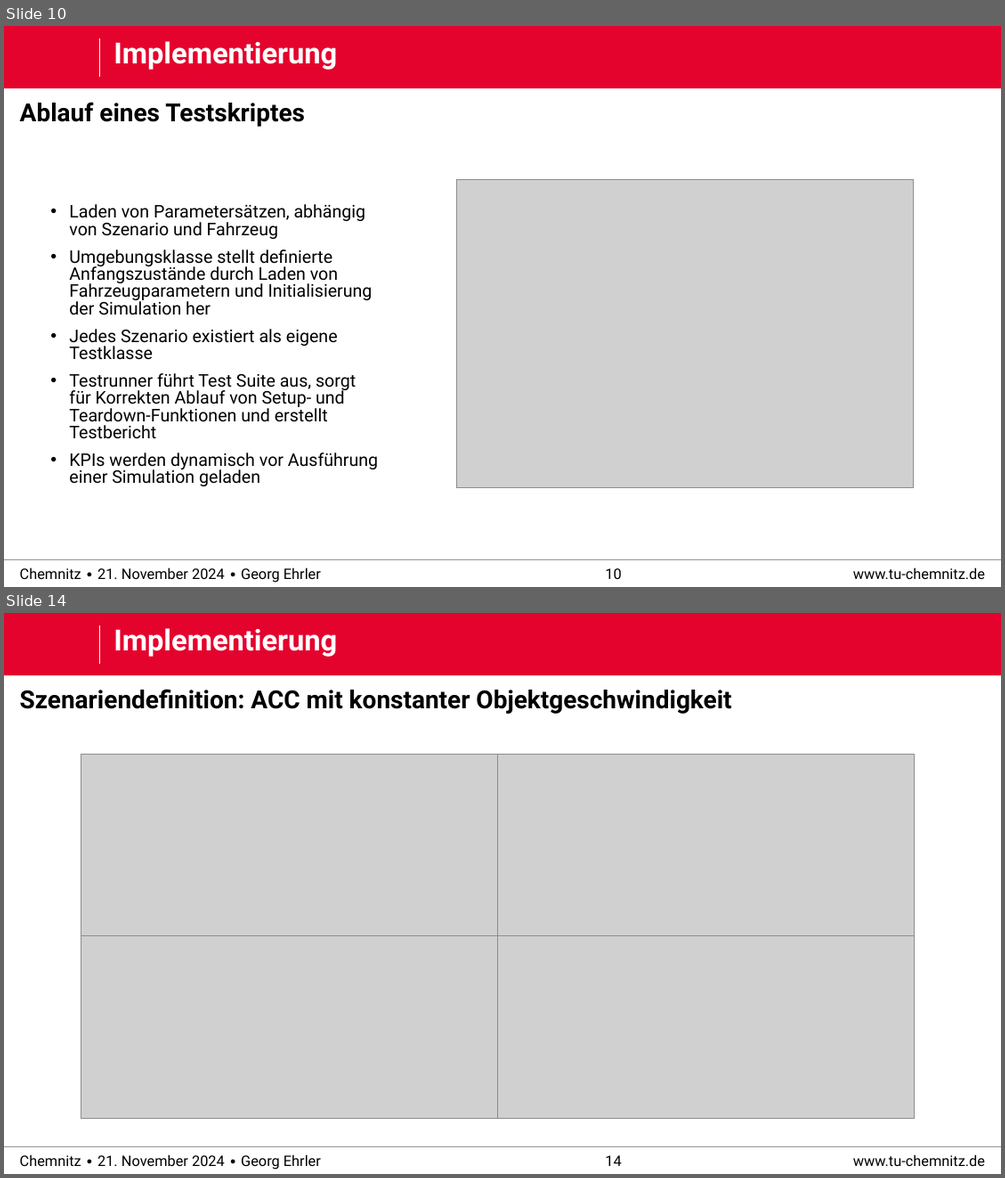
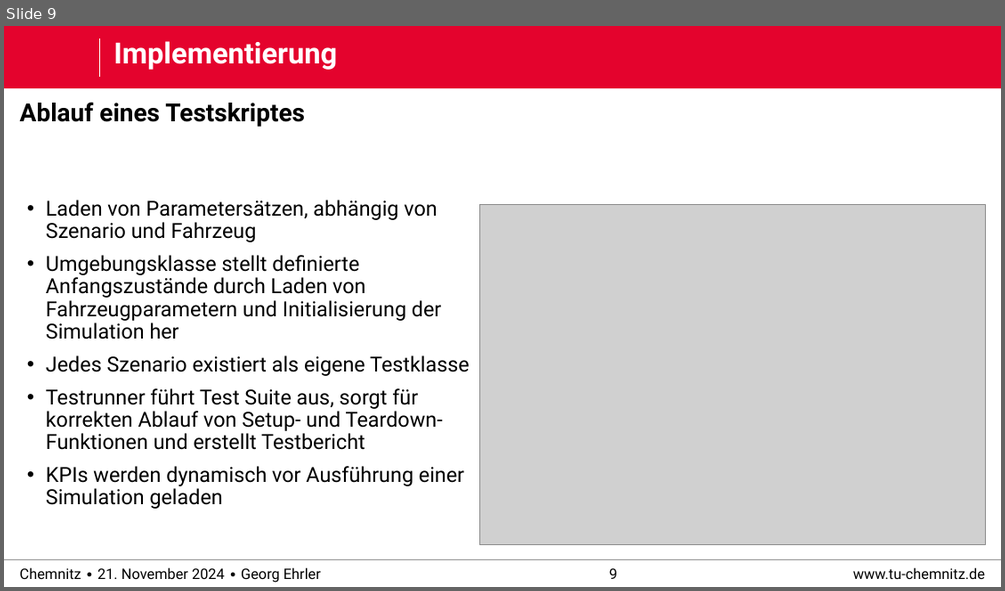
Before and after one commit to derEhrler/ACSDthesis_edited, a slide deck: defense/praktikum_defense.pptx. Shown one above the other, each under a label of ours: slides 10 and 14 before the commit, slide 9 after it; the slides between them are not shown. The pictures are 1005x1178 and 1005x591 pixels, drawn with LibreOffice and Linux fonts; fonts in the diff are those of the drawing; grey boxes stand for pictures; background and template pictures are left out. Boxes give left, top, right and bottom in pixels: in the first picture for what was removed or moved away, otherwise in the second. Text is boxed around its words. In the diff, an @@ line names an element or a change of style, - is before the commit and + after.

Commit message:
Version: test zu moreno

```diff
--- a/defense/praktikum_defense.pptx
+++ b/defense/praktikum_defense.pptx
@@ slide 14 removed at [4, 613, 1001, 1174], background #FFFFFF; not listed: 6 template elements that a slide beside it also shows @@
@@ title removed at [113, 628, 337, 657] @@
-Implementierung
@@ text removed at [20, 689, 731, 714] @@
-Szenariendefinition: ACC mit konstanter Objektgeschwindigkeit
@@ group removed at [81, 755, 914, 1118]: 4 pictures @@
@@ what was slide 10 is now slide 9 @@
@@ slide 9 changed as well @@
@@ text "Laden von Parametersätzen, abhängig von ...": place and size @@
-text "Laden von Parametersätzen, abhängig von ..." at [69, 204, 378, 486]
+text "Laden von Parametersätzen, abhängig von ..." at [46, 200, 469, 508]
@@ text at [46, 200, 469, 508]: size 16.8 to 20 pt, bold off in "Laden von Parametersätzen, abhängig von Szenario und ...", "Umgebungsklasse stellt definierte Anfangszustände durch Lade ...", "Jedes Szenario existiert als eigene Testklasse", "KPIs werden dynamisch vor Ausführung einer Simulation ..."; bullet none to •; line spacing 0.82 to 0.9 @@
@@ picture: place and size @@
-picture at [457, 180, 914, 487]
+picture at [479, 205, 986, 545]
@@ text at [46, 388, 443, 450]: text changed; size 16.8 to 20 pt; bold off @@
-Testrunner führt Test Suite aus, sorgt für Korrekten Ablauf von Setup- und Teardown-Funktionen und erstellt Testbericht
+• Testrunner führt Test Suite aus, sorgt für korrekten Ablauf von Setup- und Teardown-Funktionen und erstellt Testbericht
@@ page number at [609, 568, 617, 579]: text changed @@
-10
+9
```
Also in this commit, not shown: 12 other slides changed, 5 slides added, 4 other slides removed, 7 other files.
